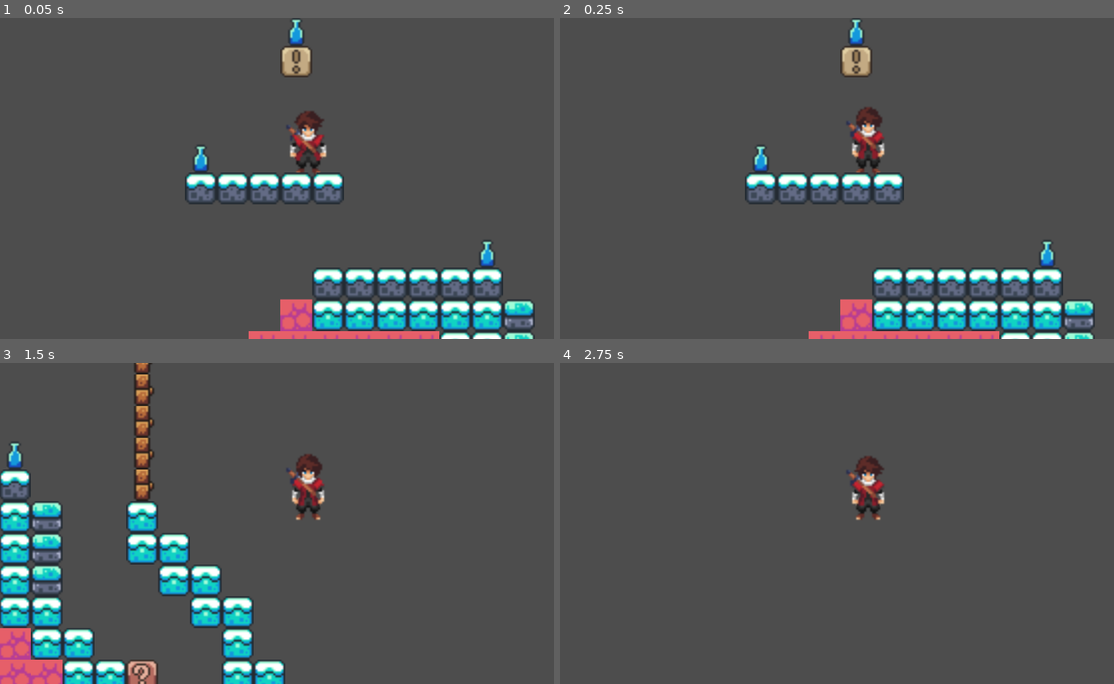
Above: before the commit, frames 1-4 (two rows, left to right).
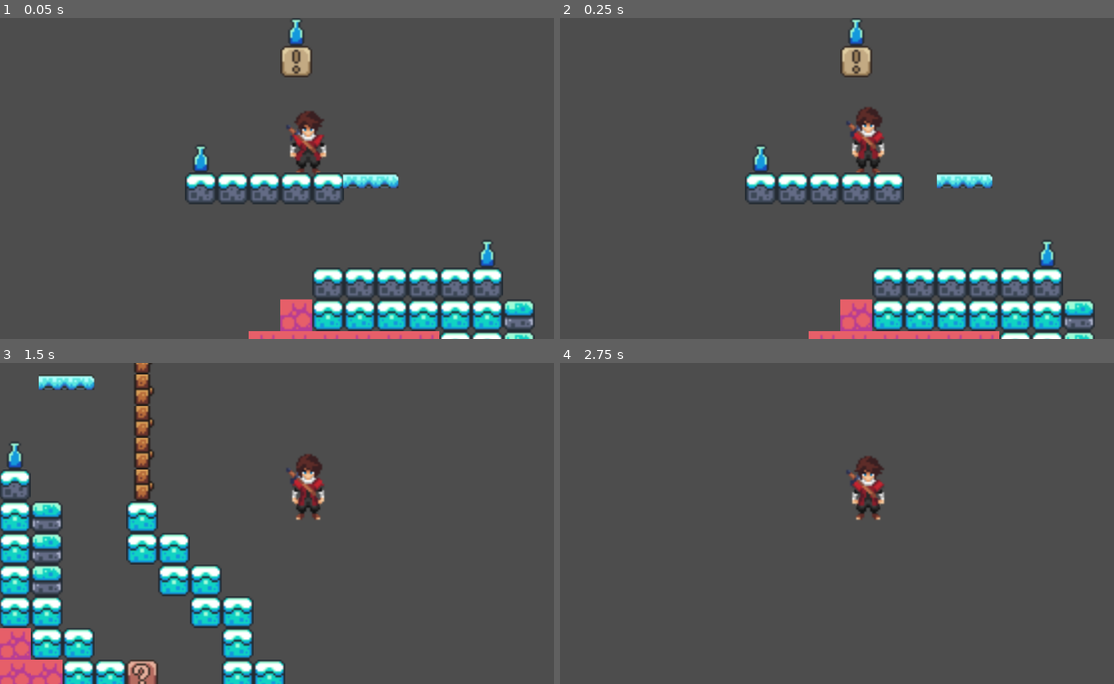
Above: after the commit, the same moments.

Repository: hoanggiadeptrai109-wq/timmy
Game: Godot game, scene res://scene/game.tscn
The game is run twice, just before and just after one commit, with the same random seed, the same clock (stepped at 60 frames per second) and the same inputs.
Inputs:
- Up to frame 1 (0.05 s): no input
- Up to frame 2 (0.25 s): no input
- Up to frame 3 (1.5 s): tap Enter (ui_accept) at 0.5, 0.77 s; hold Right (ui_right) from 0.53 s (still down)
- Up to frame 4 (2.75 s): tap Enter (ui_accept) at 1.52 s; release Right (ui_right) at 2.03 s; hold Left (ui_left) from 2.03 s (still down)

The runs differ from the first frame. In frame 1, 0.5% of the frame differs, in the area x 61-72%, y 48-54%; in frame 2, 0.5%, in the area x 67-79%, y 48-54%; in frame 3, 0.4%; in frame 4, nothing differs.

Commit message:
platform

Diff:
--- a/scene/game.tscn
+++ b/scene/game.tscn
@@ -2,6 +2,7 @@
 
 [ext_resource type="PackedScene" uid="uid://xajd3gna88ld" path="res://scene/character_body_2d.tscn" id="1_5kiuu"]
 [ext_resource type="Texture2D" uid="uid://vq3om55phbmw" path="res://asset/spritrre/world_tileset.png" id="2_dbls1"]
+[ext_resource type="PackedScene" uid="uid://dijmnbbftuv0k" path="res://scene/platform.tscn" id="3_33cqm"]
 
 [sub_resource type="TileSetAtlasSource" id="TileSetAtlasSource_33cqm"]
 texture = ExtResource("2_dbls1")
@@ -170,6 +171,44 @@
 physics_layer_0/collision_layer = 1
 sources/0 = SubResource("TileSetAtlasSource_33cqm")
 
+[sub_resource type="Animation" id="Animation_33cqm"]
+length = 0.001
+tracks/0/type = "value"
+tracks/0/imported = false
+tracks/0/enabled = true
+tracks/0/path = NodePath(".:position")
+tracks/0/interp = 1
+tracks/0/loop_wrap = true
+tracks/0/keys = {
+"times": PackedFloat32Array(0),
+"transitions": PackedFloat32Array(1),
+"update": 0,
+"values": [Vector2(-555, -106)]
+}
+
+[sub_resource type="Animation" id="Animation_xwcet"]
+resource_name = "move"
+length = 1.2333333
+loop_mode = 2
+tracks/0/type = "value"
+tracks/0/imported = false
+tracks/0/enabled = true
+tracks/0/path = NodePath(".:position")
+tracks/0/interp = 1
+tracks/0/loop_wrap = true
+tracks/0/keys = {
+"times": PackedFloat32Array(0, 1.2333333),
+"transitions": PackedFloat32Array(1, 1),
+"update": 0,
+"values": [Vector2(-558, -106), Vector2(-452, -106)]
+}
+
+[sub_resource type="AnimationLibrary" id="AnimationLibrary_p1ry8"]
+_data = {
+&"RESET": SubResource("Animation_33cqm"),
+&"move": SubResource("Animation_xwcet")
+}
+
 [node name="game" type="Node2D" unique_id=703048358]
 
 [node name="CharacterBody2D" parent="." unique_id=1347150687 instance=ExtResource("1_5kiuu")]
@@ -184,3 +223,10 @@
 tile_set = SubResource("TileSet_xwcet")
 format = 2
 layer_0/tile_data = PackedInt32Array(131068, 458752, 1, 131069, 458752, 1, 131070, 458752, 1, 131071, 458752, 1, 65536, …(2657 unchanged characters)…
+
+[node name="platform" parent="." unique_id=2049133856 instance=ExtResource("3_33cqm")]
+position = Vector2(-555, -106)
+
+[node name="AnimationPlayer2" type="AnimationPlayer" parent="platform" unique_id=374626969]
+libraries/ = SubResource("AnimationLibrary_p1ry8")
+autoplay = &"move"
--- /dev/null
+++ b/scene/platform.tscn
@@ -0,0 +1,21 @@
+[gd_scene format=3 uid="uid://dijmnbbftuv0k"]
+
+[ext_resource type="Texture2D" uid="uid://ccp5xg1fj2x3o" path="res://asset/spritrre/platforms.png" id="1_mi635"]
+
+[sub_resource type="RectangleShape2D" id="RectangleShape2D_s8bxr"]
+size = Vector2(28, 8)
+
+[node name="platform" type="AnimatableBody2D" unique_id=2049133856]
+
+[node name="Sprite2D" type="Sprite2D" parent="." unique_id=732682295]
+position = Vector2(588, 106)
+texture = ExtResource("1_mi635")
+region_enabled = true
+region_rect = Rect2(19, 48, 28, 8)
+
+[node name="CollisionShape2D" type="CollisionShape2D" parent="." unique_id=417910335]
+position = Vector2(588, 106)
+shape = SubResource("RectangleShape2D_s8bxr")
+one_way_collision = true
+
+[node name="AnimationPlayer" type="AnimationPlayer" parent="." unique_id=60951430]
